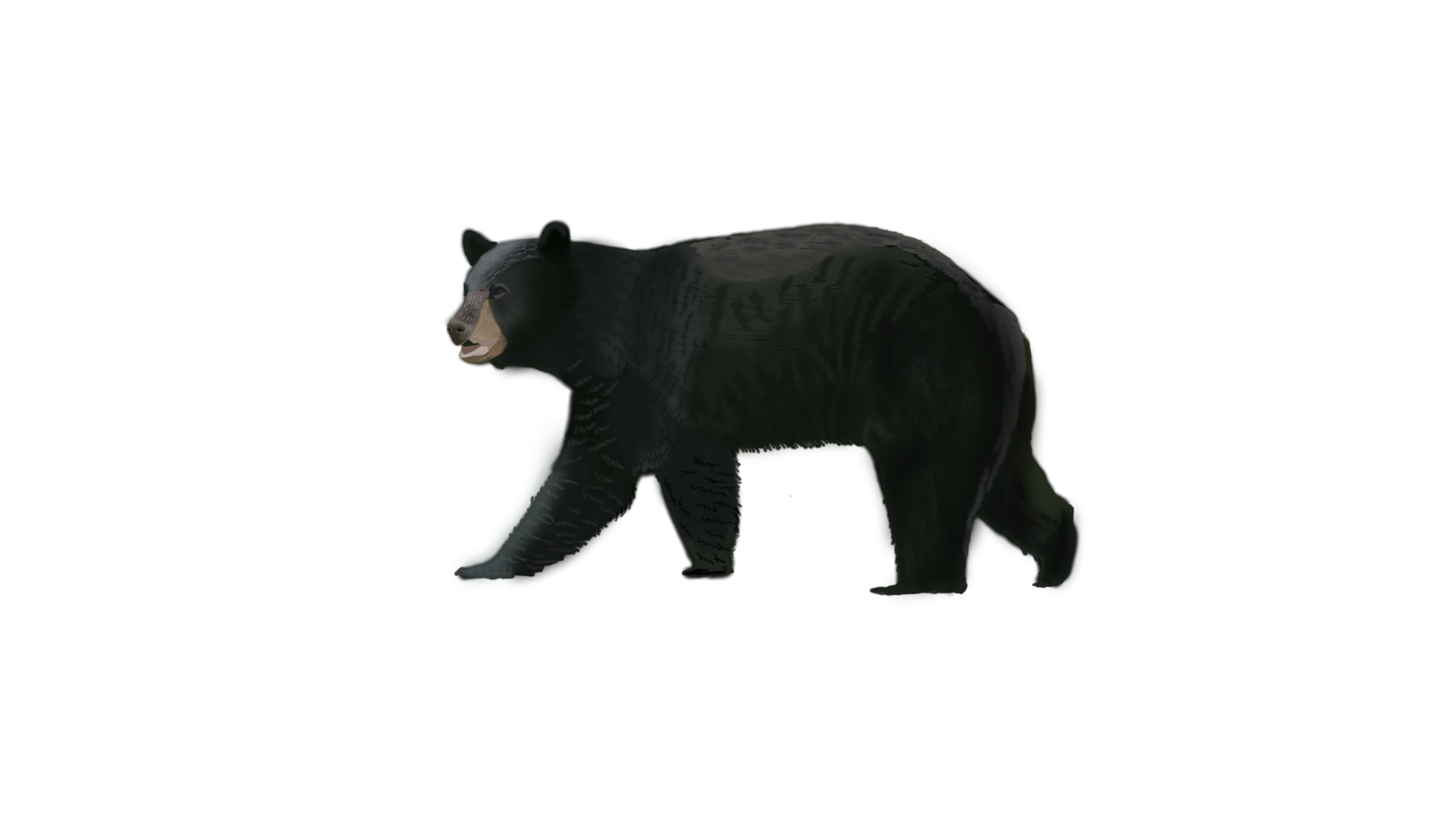
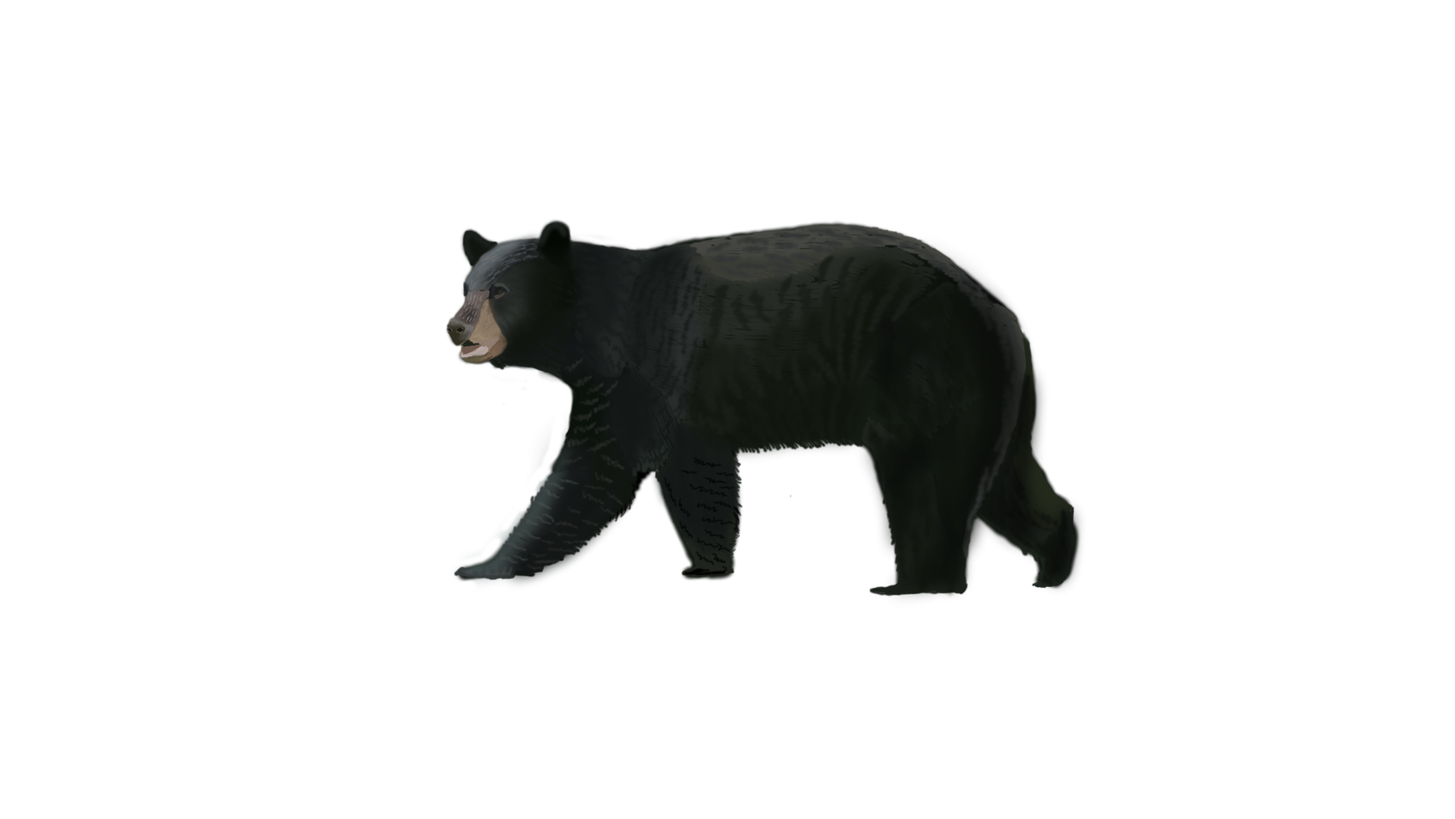
Before/after of a w=1455, h=819 layered artwork. What changed in the layer stack:
painted on "bear_shadow" over (447, 233, 627, 589)
painted on "bear_patch" over (501, 365, 528, 371)
painted on "bear_background" over (443, 218, 661, 499)
